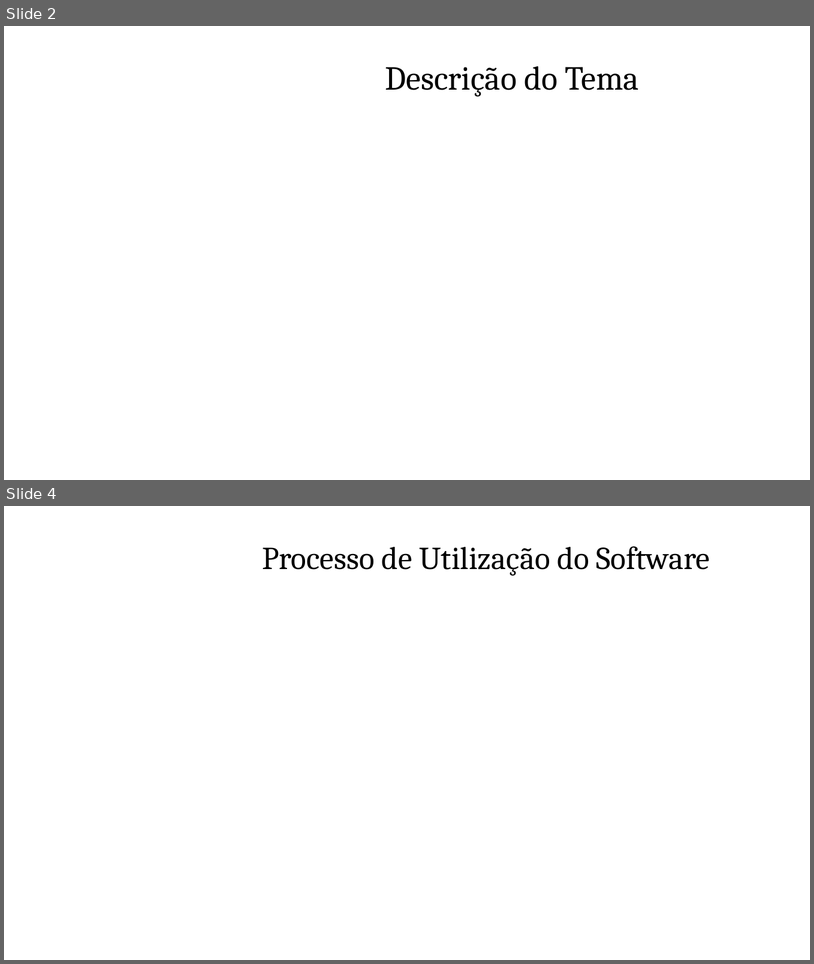
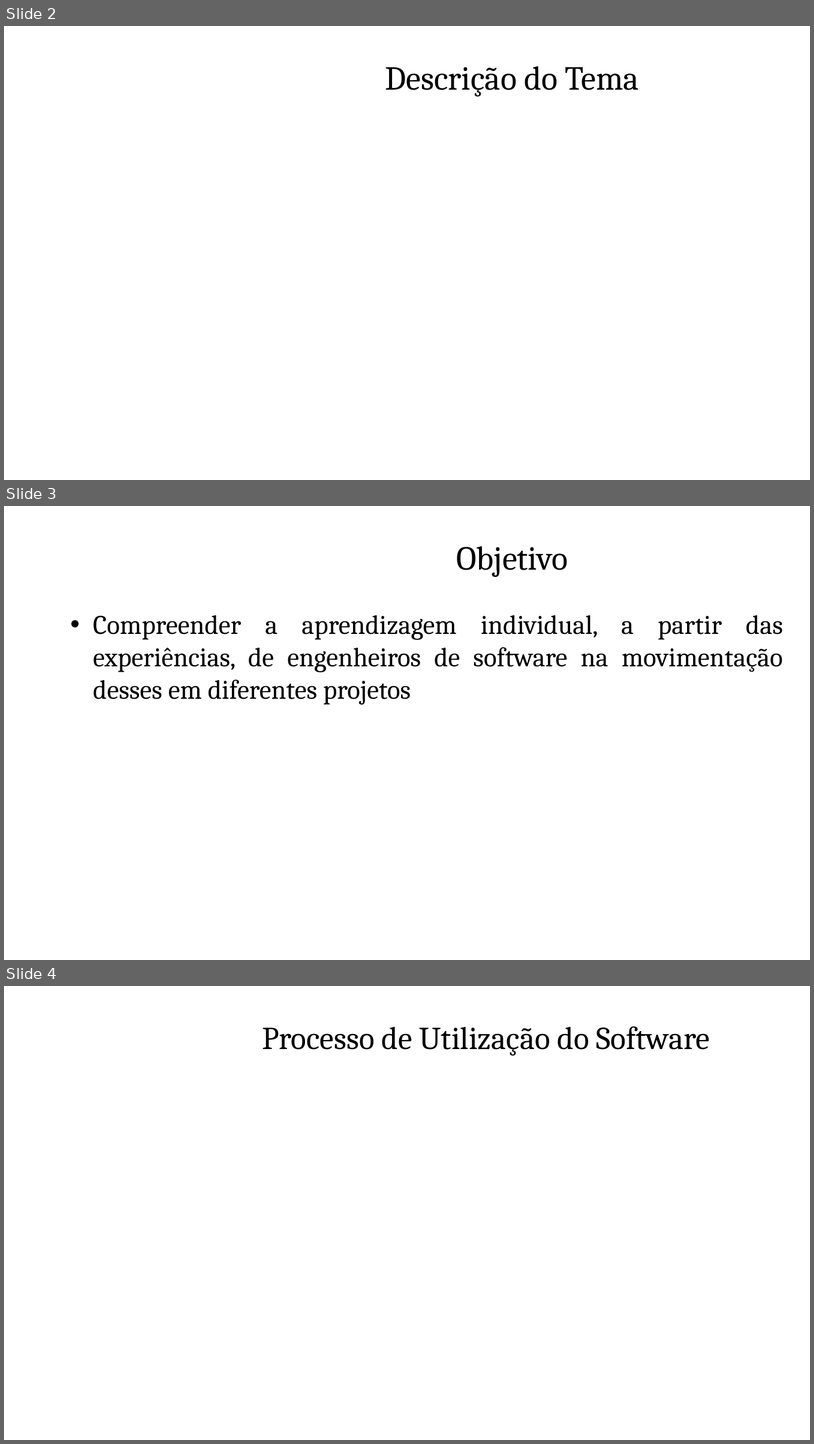
Before and after one commit to jorgedias/nvivo2, a slide deck: Apresentação.pptx. Shown one above the other, each under a label of ours: slides 2 and 4 before the commit, slides 2, 3 and 4 after it; the slides between them are not shown. The pictures are 814x964 and 814x1444 pixels, drawn with LibreOffice and Linux fonts; fonts in the diff are those of the drawing; background and template pictures are left out. Boxes give left, top, right and bottom in pixels: in the first picture for what was removed or moved away, otherwise in the second. Text is boxed around its words. In the diff, an @@ line names an element or a change of style, - is before the commit and + after.

```diff
--- a/Apresentação.pptx
+++ b/Apresentação.pptx
@@ slide 3 added at <box>4,506,810,960</box>, background picture (left out) @@
@@ title added at <box>456,546,568,577</box>, 40 pt, text #000000 @@
+Objetivo
@@ text added at <box>93,615,783,705</box>, 32 pt, text #000000 @@
+• Compreender a aprendizagem individual, a partir das experiências, de engenheiros de software na movimentação desses em diferentes projetos
```
Also in this commit, not shown: 2 slides removed.
